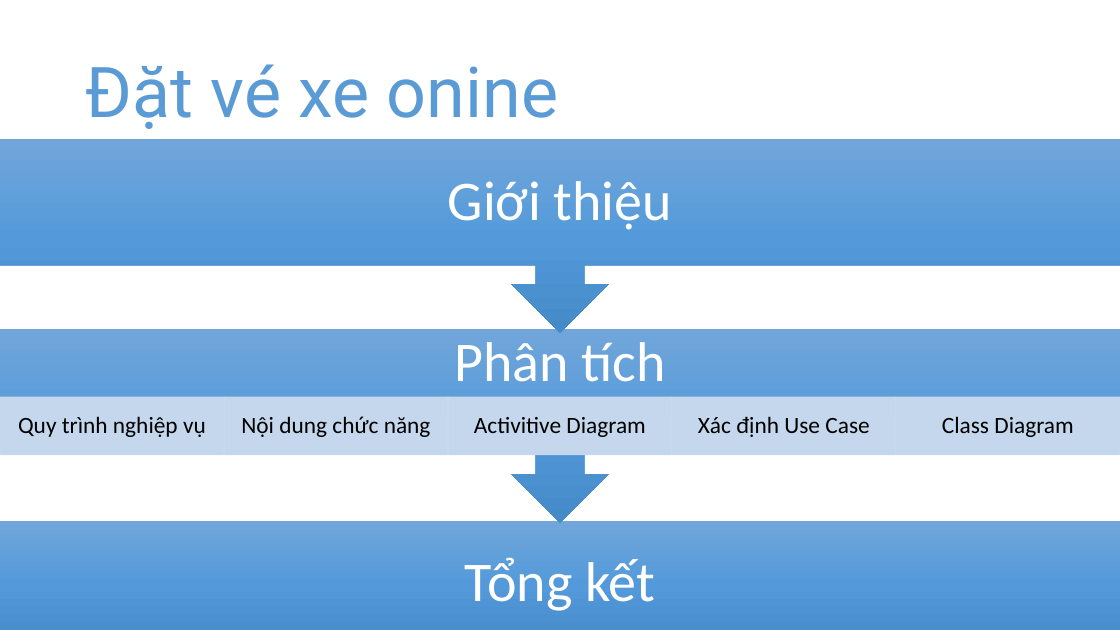
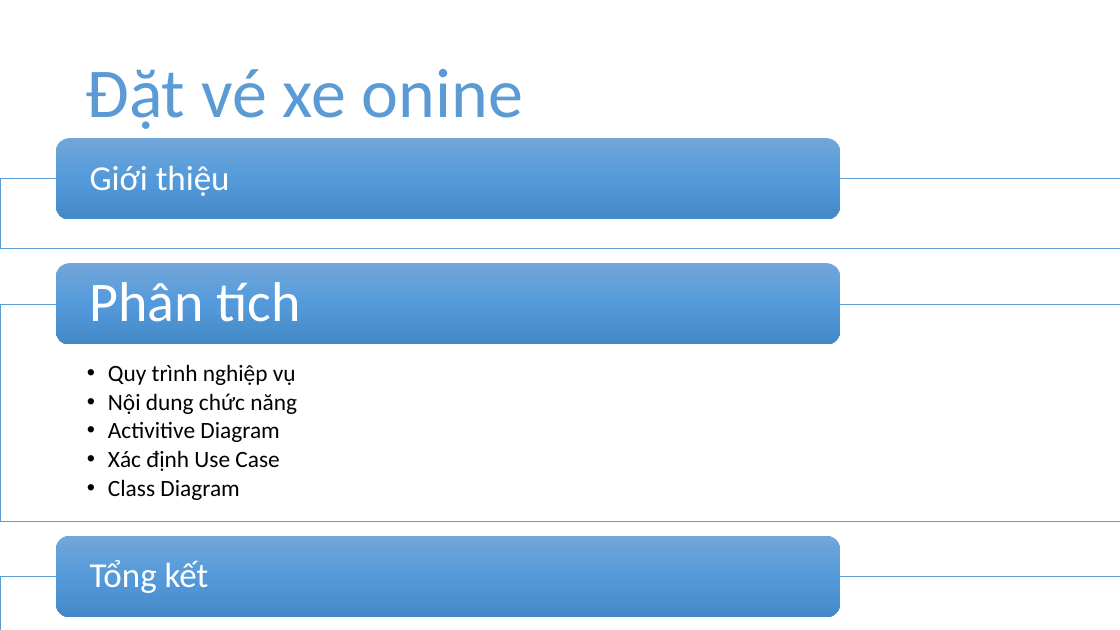
Before and after one commit to 12130010/ban-ve-xe, a slide deck: slide 2 of document/Presentation1.pptx. Drawn at 1120x630 pixels with LibreOffice and Linux fonts; fonts in the diff are those of the drawing. Boxes give left, top, right and bottom in pixels: in the first picture for what was removed or moved away, otherwise in the second. Text is boxed around its words. In the diff, an @@ line names an element or a change of style, - is before the commit and + after.

```diff
--- a/document/Presentation1.pptx
+++ b/document/Presentation1.pptx
@@ title "Đặt vé xe onine" at bbox=[85, 69, 523, 129]: font Roboto to Calibri @@
@@ group removed at bbox=[0, 139, 1120, 523]: 5 rectangles, 5 texts, 2 up arrow callouts @@
-Quy trình nghiệp vụ
-Nội dung chức năng
-Activitive Diagram
-Xác định Use Case
-Class Diagram
@@ text "Giới thiệu" at bbox=[90, 165, 230, 196]: size 48 to 30 pt; alignment centre to left; less space between paragraphs @@
@@ text "Giới thiệu": place and size @@
-text "Giới thiệu" at bbox=[448, 181, 672, 230]
+text "Giới thiệu" at bbox=[90, 165, 230, 196]
@@ text "Phân tích": place and size @@
-text "Phân tích" at bbox=[454, 342, 665, 382]
+text "Phân tích" at bbox=[90, 282, 301, 322]
@@ text "Phân tích" at bbox=[90, 282, 301, 322]: alignment centre to left @@
@@ group added at bbox=[0, 138, 1120, 618]: 3 rounded rectangles, 2 rectangles, 1 text @@
+  •• Quy trình nghiệp vụ
+  •• Nội dung chức năng
+  •• Activitive Diagram
+  •• Xác định Use Case
+  •• Class Diagram
@@ text "Tổng kết": place and size @@
-text "Tổng kết" at bbox=[465, 557, 655, 611]
+text "Tổng kết" at bbox=[90, 560, 209, 593]
@@ text "Tổng kết" at bbox=[90, 560, 209, 593]: size 48 to 30 pt; alignment centre to left; less space between paragraphs @@
@@ rectangle: place and size @@
-rectangle at bbox=[0, 521, 1120, 630]
+rectangle at bbox=[0, 576, 1120, 630]
@@ rectangle at bbox=[0, 576, 1120, 630]: fill gradient #71A6DB to #559BDB to #448ACA to #FFFFFF at 90% opacity; outline none to #5B9BD5 0.5 pt @@
```
Also in this commit, not shown: 8 other slides changed, 2 slides added, 6 slides removed.
